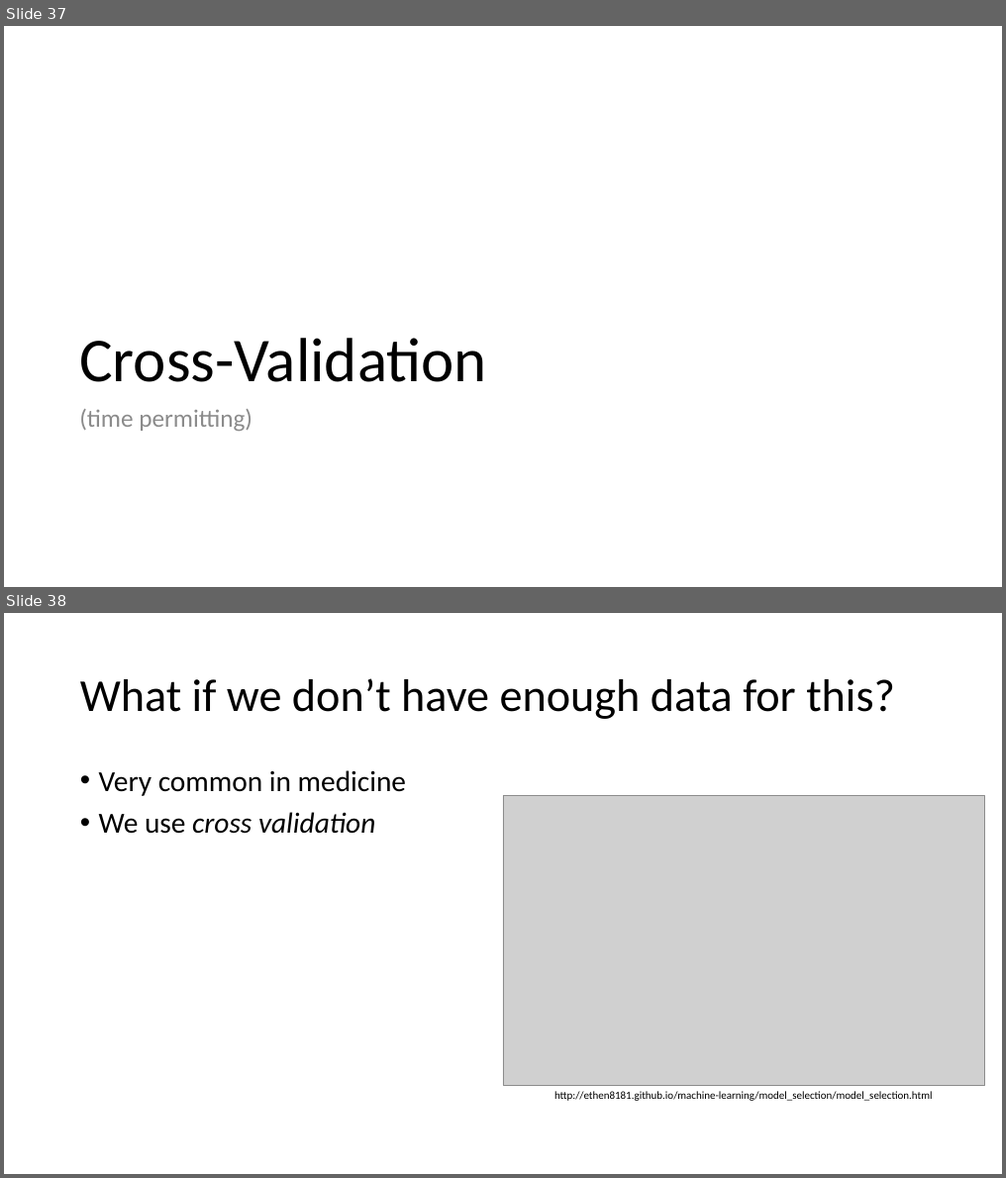
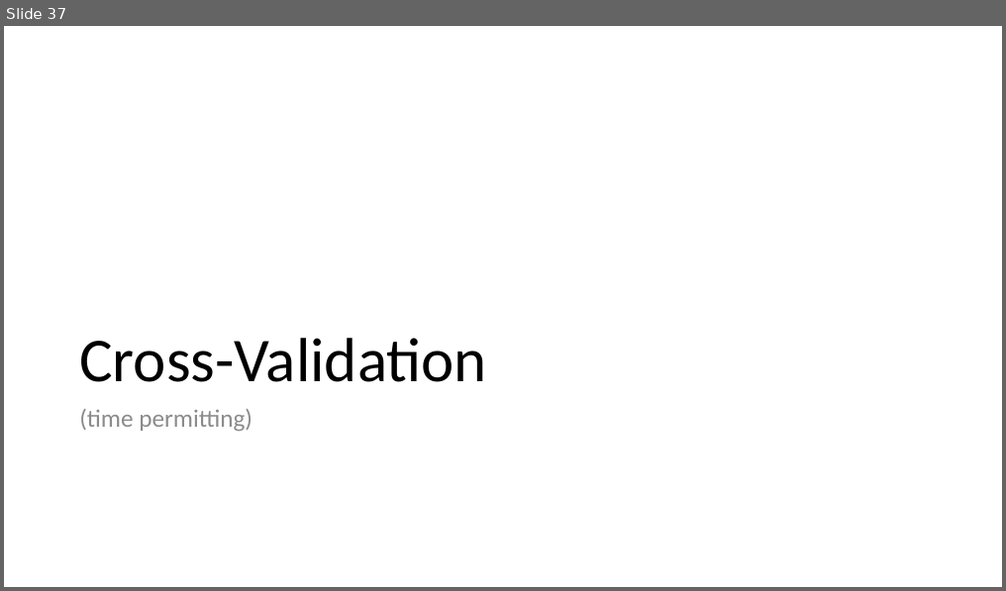
Before and after one commit to mengelhard/mmci_applied_ds, a slide deck: lectures/mitigating_overfitting.pptx. Shown one above the other, each under a label of ours: slides 37 and 38 before the commit, slide 37 after it. The pictures are 1006x1178 and 1006x591 pixels, drawn with LibreOffice and Linux fonts; fonts in the diff are those of the drawing; grey boxes stand for pictures. Boxes give left, top, right and bottom in pixels: in the first picture for what was removed or moved away, otherwise in the second. Text is boxed around its words. In the diff, an @@ line names an element or a change of style, - is before the commit and + after.

```diff
--- a/lectures/mitigating_overfitting.pptx
+++ b/lectures/mitigating_overfitting.pptx
@@ slide 38 removed at (4, 613, 1002, 1174), background #FFFFFF @@
@@ title removed at (80, 678, 895, 719) @@
-What if we don’t have enough data for this?
@@ text removed at (99, 770, 406, 834) @@
-• Very common in medicine
-• We use cross validation
@@ picture removed at (503, 796, 985, 1085) @@
@@ text removed at (554, 1091, 933, 1101) @@
-http://ethen8181.github.io/machine-learning/model_selection/model_selection.html
```
Also in this commit, not shown: 3 slides added, 1 other file.
